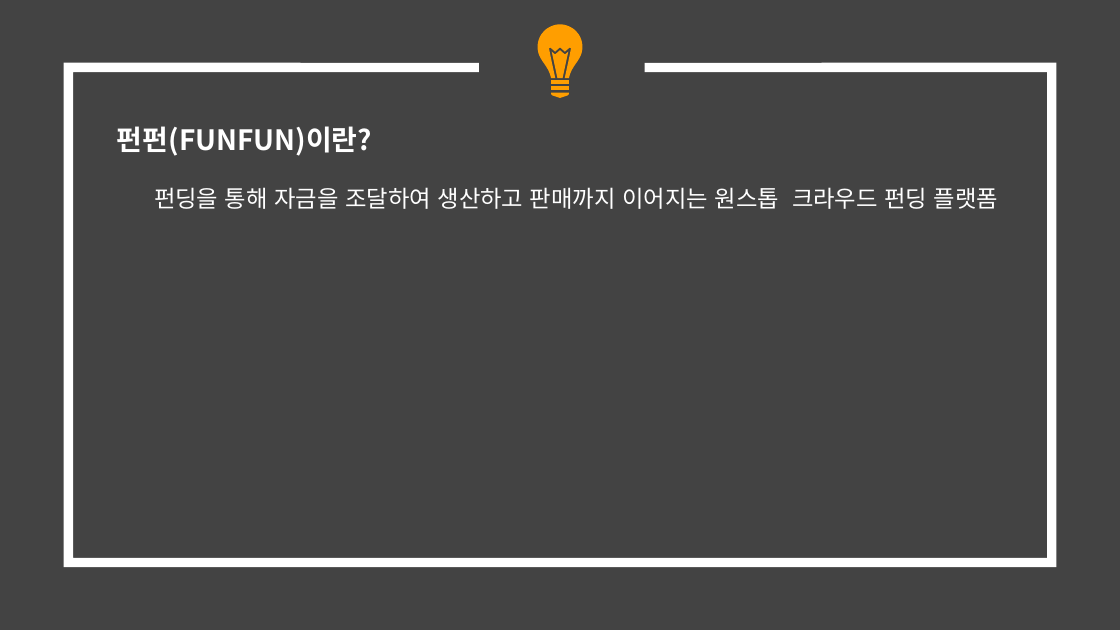
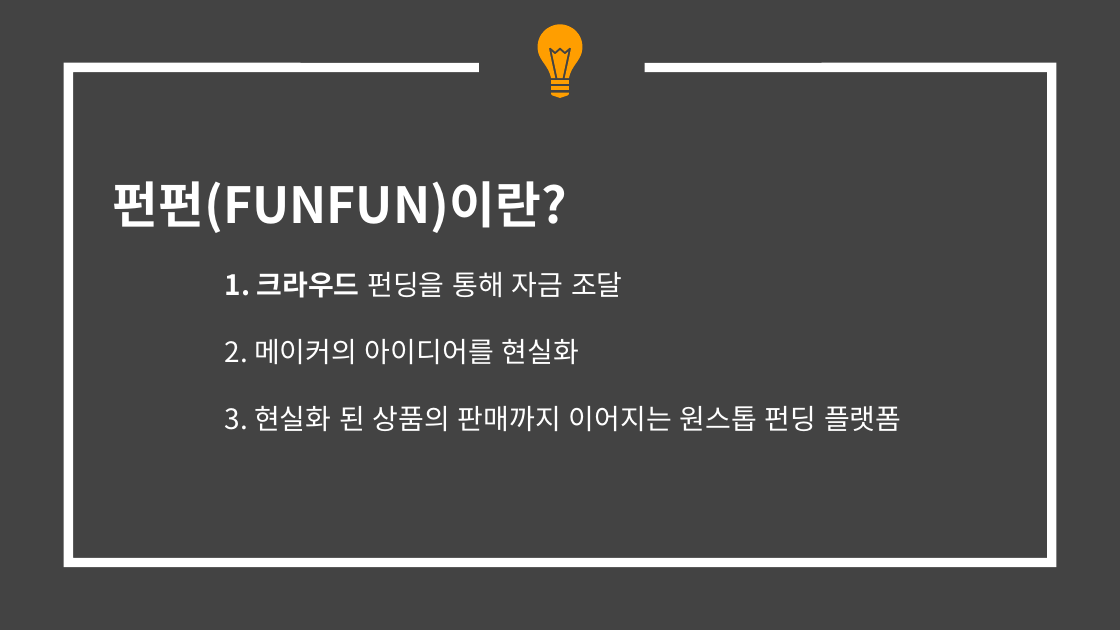
Before and after one commit to hhsw07/ezen-academy-projects, a slide deck: slide 4 of 0 발표용 파워포인트/0515 2차발표/0515 project06 - 파워포인트 종합.pptx. Drawn at 1120x630 pixels with LibreOffice and Linux fonts; fonts in the diff are those of the drawing. Boxes give left, top, right and bottom in pixels: in the first picture for what was removed or moved away, otherwise in the second. Text is boxed around its words. In the diff, an @@ line names an element or a change of style, - is before the commit and + after.

```diff
--- a/0 발표용 파워포인트/0515 2차발표/0515 project06 - 파워포인트 종합.pptx
+++ b/0 발표용 파워포인트/0515 2차발표/0515 project06 - 파워포인트 종합.pptx
@@ text at bbox=[113, 181, 901, 431]: text changed; size 15 to 18 pt @@
-펀펀(FUNFUN)이란?
-펀딩을 통해 자금을 조달하여 생산하고 판매까지 이어지는 원스톱 크라우드 펀딩 플랫폼
+    펀펀(FUNFUN)이란?
+    1. 크라우드 펀딩을 통해 자금 조달
+    2. 메이커의 아이디어를 현실화
+    3. 현실화 된 상품의 판매까지 이어지는 원스톱 펀딩 플랫폼
```
Also in this commit, not shown: 2 other slides changed, 1 slide added, 1 other file.
